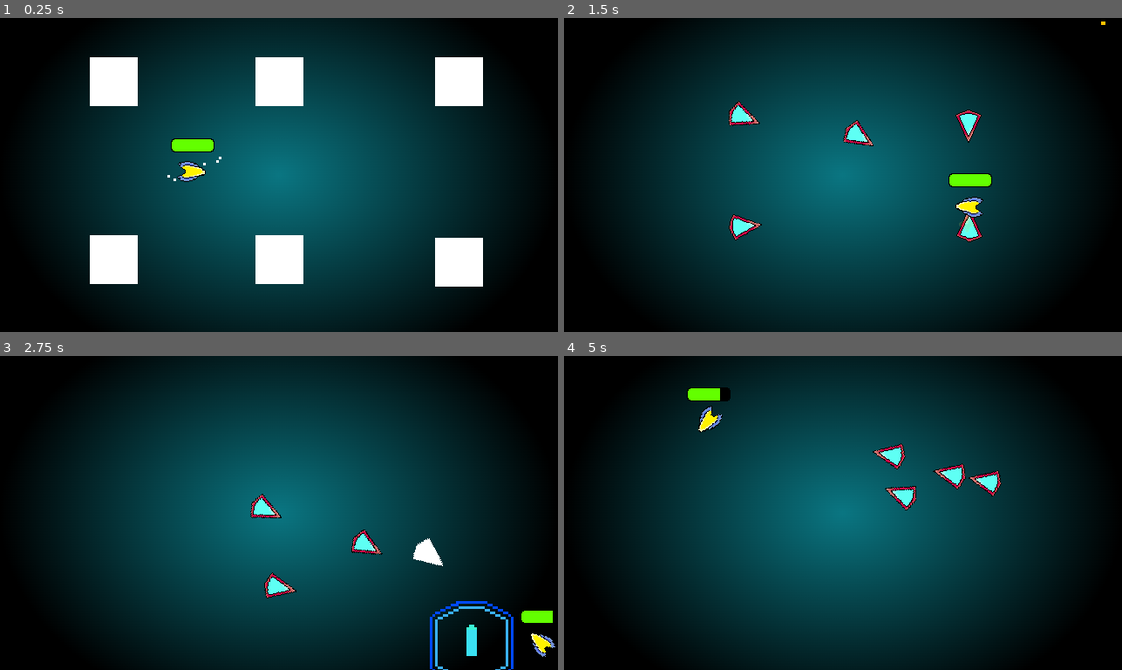
Above: before the commit, frames 1-4 (two rows, left to right).
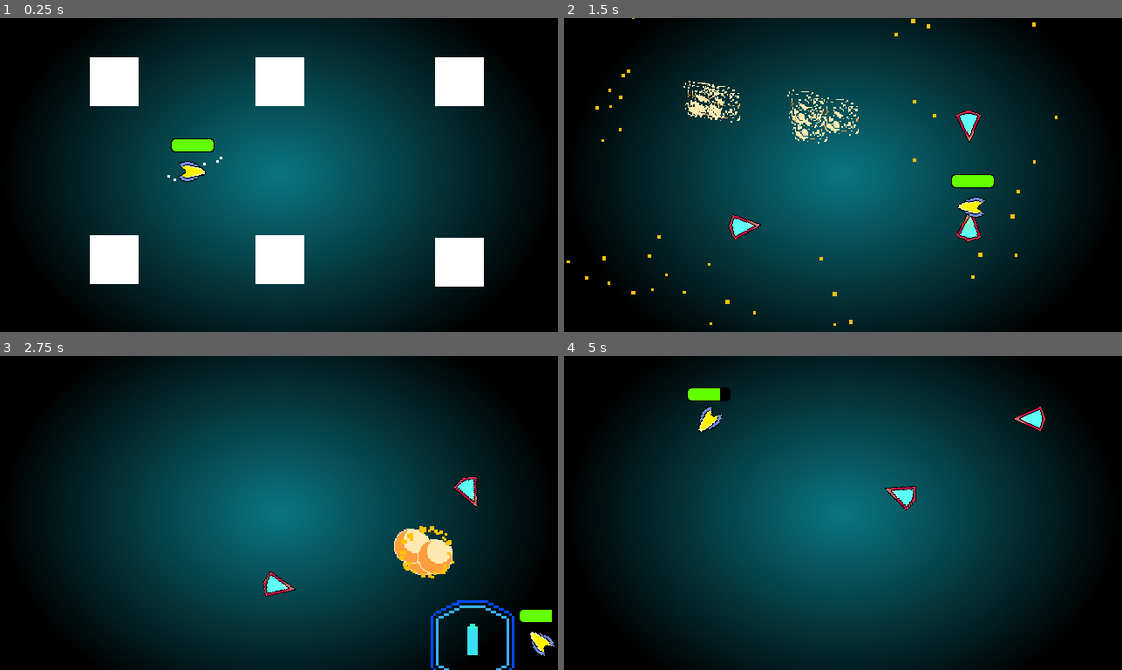
Above: after the commit, the same moments.

Repository: Nick98765432/Space-Blast
Game: Godot game, scene res://Levels/Level 1.tscn
The game is run twice, just before and just after one commit, with the same random seed, the same clock (stepped at 60 frames per second) and the same inputs. The engine's default icon, where the game draws it, is replaced by a stand-in: a white triangle on a blue panel in a dark square. Sound files missing from this copy of the repository are replaced by a short silence.
Inputs (mouse positions are in pixels of both pictures, inside the frame that each line leads up to):
- Up to frame 1 (0.25 s): no input
- Up to frame 2 (1.5 s): move the mouse to (965, 159) at 0.52 s; hold D (right) 0.53-1.28 s; right-click (965, 159) at 0.6 s; tap Space (parry) at 0.8, 1.35 s; move the mouse to (731, 190) at 1.27 s; hold S (down) from 1.28 s (still down)
- Up to frame 3 (2.75 s): click (167, 528) at 1.55 s; move the mouse to (334, 443) at 2.02 s; release S (down) at 2.03 s; press the mouse at (334, 443) at 2.03 s; hold D (right) from 2.03 s (still down); tap 1 (shot) at 2.3 s
- Up to frame 4 (5 s): move the mouse to (815, 575) at 2.77 s; release D (right) at 2.78 s; release the mouse at (815, 575) at 2.78 s; hold W (up) 2.78-3.53 s; tap 1 (shot) at 2.85 s; tap 2 (shotgun) at 3.05, 3.6 s; move the mouse to (1010, 560) at 3.52 s; hold A (left) from 3.53 s (still down); right-click (1010, 560) at 3.8 s; move the mouse to (675, 465) at 4.27 s; right-click (675, 465) at 4.35 s; tap Space (parry) at 4.55 s

The runs differ from the first frame. In frame 1, 0.2% of the frame differs, in the area x 24-87%, y 12-86%; in frame 2, 2.1%; in frame 3, 2.8%, in the area x 44-100%, y 38-100%; in frame 4, 1.1%.

Commit message:
Updated level 1
added fireGuy encounter

Diff:
--- a/Enemies/boss_man_1.gd
+++ b/Enemies/boss_man_1.gd
@@ -74,6 +74,7 @@
 
 func _on_attack_timer_timeout() -> void:
 	#combos checks for type and cycles attacks
+	await get_tree().create_timer(0.3).timeout
 	if combo.x == 1:
 		if combo.y == 0:
 			dash(false)
--- a/Levels/Level 1.tscn
+++ b/Levels/Level 1.tscn
@@ -1,8 +1,12 @@
-[gd_scene load_steps=9 format=3 uid="uid://rvjwk5qxva6b"]
-
+[gd_scene load_steps=13 format=3 uid="uid://rvjwk5qxva6b"]
+
+[ext_resource type="AudioStream" uid="uid://df8gh08u32xu6" path="res://Sounds/Music/Taken OverIntro- Infrared Scale.wav" id="1_3856g"]
 [ext_resource type="Script" path="res://Levels/camera_2d.gd" id="1_jrtpg"]
+[ext_resource type="Script" path="res://Levels/intro.gd" id="2_b60ee"]
 [ext_resource type="Texture2D" uid="uid://g1xvkre0j6i5" path="res://Levels/Sprites and Assets/space.png" id="2_kmlwm"]
 [ext_resource type="PackedScene" uid="uid://cdaielgc0lshr" path="res://Player/player.tscn" id="3_1uaqg"]
+[ext_resource type="AudioStream" uid="uid://b46mr55iao38r" path="res://Sounds/Music/Taken Over - Infrared Scale.wav" id="3_5uj54"]
+[ext_resource type="Script" path="res://Levels/music.gd" id="4_hxjxh"]
 [ext_resource type="PackedScene" uid="uid://cqwptbkpsicpn" path="res://UI/Upgrades.tscn" id="4_ye3ys"]
 [ext_resource type="PackedScene" uid="uid://dsyhccs874dfd" path="res://Levels/LevelBuilderStuff/Scenes/roomGate.tscn" id="5_sgo4x"]
 [ext_resource type="PackedScene" uid="uid://4p3e8ik3mhq" path="res://Levels/LevelBuilderStuff/Scenes/nextRoom.tscn" id="6_atv8g"]
@@ -13,8 +17,22 @@
 
 [node name="Level1" type="Node2D"]
 
+[node name="MusicStuff" type="Node2D" parent="."]
+
+[node name="Intro" type="AudioStreamPlayer" parent="MusicStuff"]
+stream = ExtResource("1_3856g")
+volume_db = -3.0
+autoplay = true
+script = ExtResource("2_b60ee")
+
+[node name="Music" type="AudioStreamPlayer" parent="MusicStuff" node_paths=PackedStringArray("intro")]
+stream = ExtResource("3_5uj54")
+volume_db = -3.0
+script = ExtResource("4_hxjxh")
+intro = NodePath("../Intro")
+
 [node name="Camera2D" type="Camera2D" parent="." node_paths=PackedStringArray("player")]
-position = Vector2(321, 180)
+position = Vector2(320, 180)
 position_smoothing_enabled = true
 script = ExtResource("1_jrtpg")
 player = NodePath("../Player")
@@ -40,8 +58,18 @@
 rotation = 1.5708
 shape = SubResource("RectangleShape2D_0qpdx")
 
+[node name="CollisionShape2D7" type="CollisionShape2D" parent="Border"]
+position = Vector2(667, -319)
+rotation = 1.5708
+shape = SubResource("RectangleShape2D_0qpdx")
+
 [node name="CollisionShape2D4" type="CollisionShape2D" parent="Border"]
 position = Vector2(1280, 180)
+rotation = 1.5708
+shape = SubResource("RectangleShape2D_0qpdx")
+
+[node name="CollisionShape2D6" type="CollisionShape2D" parent="Border"]
+position = Vector2(1280, -167)
 rotation = 1.5708
 shape = SubResource("RectangleShape2D_0qpdx")
 
@@ -69,9 +97,22 @@
 disappearCondition = Vector2i(1, 3)
 appearCondition = Vector2i(2, 0)
 
+[node name="RoomGate3" parent="." node_paths=PackedStringArray("player") instance=ExtResource("5_sgo4x")]
+position = Vector2(967, -370)
+rotation = 1.5708
+scale = Vector2(1, 30)
+player = NodePath("../Player")
+disappearCondition = Vector2i(2, 2)
+appearCondition = Vector2i(3, 0)
+
 [node name="NextRoom" parent="." instance=ExtResource("6_atv8g")]
 position = Vector2(671, 176)
 scale = Vector2(1, 20)
+
+[node name="NextRoom2" parent="." instance=ExtResource("6_atv8g")]
+position = Vector2(970, -28)
+rotation = -1.57079
+scale = Vector2(1, 29.84)
 
 [node name="Spawner" parent="." node_paths=PackedStringArray("player") instance=ExtResource("6_geer1")]
 position = Vector2(131, 73)
@@ -130,6 +171,30 @@
 encounter = Vector2i(1, 1)
 player = NodePath("../Player")
 
+[node name="Spawner14" parent="." node_paths=PackedStringArray("player") instance=ExtResource("6_geer1")]
+position = Vector2(966, -310)
+type = 3
+encounter = Vector2i(2, 0)
+player = NodePath("../Player")
+
+[node name="Spawner15" parent="." node_paths=PackedStringArray("player") instance=ExtResource("6_geer1")]
+position = Vector2(765, -71)
+type = 3
+encounter = Vector2i(2, 1)
+player = NodePath("../Player")
+
+[node name="Spawner16" parent="." node_paths=PackedStringArray("player") instance=ExtResource("6_geer1")]
+position = Vector2(966, -310)
+type = 3
+encounter = Vector2i(2, 1)
+player = NodePath("../Player")
+
+[node name="Spawner17" parent="." node_paths=PackedStringArray("player") instance=ExtResource("6_geer1")]
+position = Vector2(1208, -59)
+type = 3
+encounter = Vector2i(2, 1)
+player = NodePath("../Player")
+
 [node name="Spawner11" parent="." node_paths=PackedStringArray("player") instance=ExtResource("6_geer1")]
 position = Vector2(1183, 277)
 type = 2
@@ -147,3 +212,5 @@
 type = 1
 encounter = Vector2i(1, 2)
 player = NodePath("../Player")
+
+[connection signal="finished" from="MusicStuff/Intro" to="MusicStuff/Intro" method="_on_finished"]
--- a/Levels/node_2d.tscn
+++ b/Levels/node_2d.tscn
@@ -1,12 +1,12 @@
 [gd_scene load_steps=18 format=4 uid="uid://brty50fkbop4r"]
 
-[ext_resource type="AudioStream" uid="uid://df8gh08u32xu6" path="res://Sounds/Music/Taken OverIntro- Infrared Scale.wav" id="1_hc727"]
 [ext_resource type="PackedScene" uid="uid://cqwptbkpsicpn" path="res://UI/Upgrades.tscn" id="1_icrtm"]
+[ext_resource type="AudioStream" uid="uid://kraivs460k02" path="res://Sounds/Music/Beyond Comprehension intro - Infrared Scale.wav" id="1_l51f6"]
 [ext_resource type="PackedScene" uid="uid://cdaielgc0lshr" path="res://Player/player.tscn" id="1_re1we"]
 [ext_resource type="Texture2D" uid="uid://484mit73nl15" path="res://Levels/Sprites and Assets/tile placeholder.png" id="2_gxhbb"]
 [ext_resource type="Script" path="res://Levels/intro.gd" id="2_wckgg"]
-[ext_resource type="AudioStream" uid="uid://b46mr55iao38r" path="res://Sounds/Music/Taken Over - Infrared Scale.wav" id="3_udi2a"]
 [ext_resource type="Script" path="res://Levels/music.gd" id="4_6g4th"]
+[ext_resource type="AudioStream" uid="uid://c4oisdxdslhy0" path="res://Sounds/Music/Beyond Comprehension - Infrared Scale.wav" id="4_giqwg"]
 [ext_resource type="PackedScene" uid="uid://bnhvdwpsykjnm" path="res://Levels/LevelBuilderStuff/Scenes/Spawner.tscn" id="5_mnti6"]
 [ext_resource type="PackedScene" uid="uid://dsyhccs874dfd" path="res://Levels/LevelBuilderStuff/Scenes/roomGate.tscn" id="6_58jge"]
 [ext_resource type="PackedScene" uid="uid://4p3e8ik3mhq" path="res://Levels/LevelBuilderStuff/Scenes/nextRoom.tscn" id="7_rod3q"]
@@ -39,13 +39,13 @@
 [node name="Test" type="Node2D"]
 
 [node name="Intro" type="AudioStreamPlayer" parent="."]
-stream = ExtResource("1_hc727")
+stream = ExtResource("1_l51f6")
 volume_db = -3.0
 autoplay = true
 script = ExtResource("2_wckgg")
 
 [node name="Music" type="AudioStreamPlayer" parent="." node_paths=PackedStringArray("intro")]
-stream = ExtResource("3_udi2a")
+stream = ExtResource("4_giqwg")
 volume_db = -3.0
 script = ExtResource("4_6g4th")
 intro = NodePath("../Intro")
@@ -71,7 +71,7 @@
 player = NodePath("../Player")
 
 [node name="Player" parent="." instance=ExtResource("1_re1we")]
-position = Vector2(304, 173)
+position = Vector2(255, 185)
 
 [node name="Spawner" parent="." node_paths=PackedStringArray("player") instance=ExtResource("5_mnti6")]
 position = Vector2(106, 144)
@@ -188,7 +188,7 @@
 player = NodePath("../Player")
 
 [node name="Spawner26" parent="." node_paths=PackedStringArray("player") instance=ExtResource("5_mnti6")]
-position = Vector2(968, -171)
+position = Vector2(982, -154)
 type = 9
 encounter = Vector2i(2, 5)
 player = NodePath("../Player")
--- a/Player/player.gd
+++ b/Player/player.gd
@@ -39,6 +39,10 @@
 @onready var health_bar: TextureProgressBar = $HealthBar
 @onready var player_sprite: Sprite2D = $"Player sprite"
 @onready var change_weap: AudioStreamPlayer = $Sounds/ChangeWeap
+@onready var shotgun_sfx: AudioStreamPlayer = $Sounds/shotgunSFX
+@onready var shoot_sfx: AudioStreamPlayer = $Sounds/shootSFX
+@onready var shoot_sfx_2: AudioStreamPlayer = $Sounds/shootSFX2
+
 
 
 
@@ -117,15 +121,18 @@
 		if Input.is_action_pressed("shoot") and ableToShoot:
 			if weapon == 1 and shotCooled:
 				shoot(1, dir.angle())
+				shoot_sfx.play()
 				shotCooled = false
 				shot_cooldown.start()
 			if weapon == 2 and shotCooled2:
 				for i in 7:
 					shoot(2, dir.angle() + deg_to_rad(randf_range(-20, 20)))
+				shotgun_sfx.play()
 				shotCooled2 = false
 				shotgun_cooldown.start()
 			if weapon == 3 and shotCooled3 and ammo > 0:
 				shoot(3, dir.angle() + deg_to_rad(randf_range(-7, 7)))
+				shoot_sfx_2.play()
 				shotCooled3 = false
 				ammo -= 1
 				fullauto_cooldown.start()
@@ -134,8 +141,10 @@
 			if Input.is_action_just_pressed("alt fire") and parryEnergy >= 100 and weapon != 3:
 				if weapon == 1:
 					Signals.emit_signal("shakeSmall")
-					for i in 18:
-						shoot(1, dir.angle() + deg_to_rad(i * 20))
+					for i in 30:
+						shoot(1, deg_to_rad(i * 12))
+						shoot_sfx.play()
+						await get_tree().create_timer(0.01).timeout
 				if weapon == 2:
 					tripleShotgun()
 				parryEnergy = 0
@@ -210,6 +219,7 @@
 	for a in 4:
 		for i in 14:
 			shoot(2, dir.angle() + deg_to_rad(randf_range(-40, 40)))
+		shotgun_sfx.play()
 		await get_tree().create_timer(0.2).timeout
 		Signals.emit_signal("shakeSmall")
 
--- a/Player/player.tscn
+++ b/Player/player.tscn
@@ -9,6 +9,8 @@
 [ext_resource type="Texture2D" uid="uid://blgem7rjjvnhc" path="res://Player/sprites and assets/explode.png" id="6_n0myu"]
 [ext_resource type="Texture2D" uid="uid://elo6pwe1k81v" path="res://Player/sprites and assets/Life.png" id="7_thfcu"]
 [ext_resource type="AudioStream" uid="uid://c3e8u2jrnxlj1" path="res://Sounds/SFX/Reload GFL7.wav" id="9_t2qnr"]
+[ext_resource type="AudioStream" uid="uid://cq5od7p62h3ie" path="res://Sounds/SFX/Shotgun-Clueless79.wav" id="10_eh1rl"]
+[ext_resource type="AudioStream" uid="uid://bhlrdaxayfawi" path="res://Sounds/SFX/shoot - V-ktor.wav" id="11_fssm7"]
 
 [sub_resource type="CircleShape2D" id="CircleShape2D_1nxxf"]
 radius = 10.2956
@@ -236,6 +238,18 @@
 stream = ExtResource("9_t2qnr")
 volume_db = -5.5
 
+[node name="shotgunSFX" type="AudioStreamPlayer" parent="Sounds"]
+stream = ExtResource("10_eh1rl")
+volume_db = -12.0
+pitch_scale = 2.04
+
+[node name="shootSFX" type="AudioStreamPlayer" parent="Sounds"]
+stream = ExtResource("11_fssm7")
+
+[node name="shootSFX2" type="AudioStreamPlayer" parent="Sounds"]
+stream = ExtResource("11_fssm7")
+pitch_scale = 1.5
+
 [connection signal="timeout" from="parry timer" to="." method="_on_parry_timer_timeout"]
 [connection signal="timeout" from="Shot cooldown" to="." method="_on_shot_cooldown_timeout"]
 [connection signal="timeout" from="Shotgun cooldown" to="." method="_on_shotgun_cooldown_timeout"]
Not shown: 1 places in Player/player.tscn that only renumber resources
Not shown, added: Sounds/SFX/Shotgun-Clueless79.wav.import
Not shown, added: Sounds/SFX/shoot - V-ktor.wav.import
Not shown, added: Sounds/SFX/Shotgun-Clueless79.wav
Not shown, added: Sounds/SFX/shoot - V-ktor.wav
